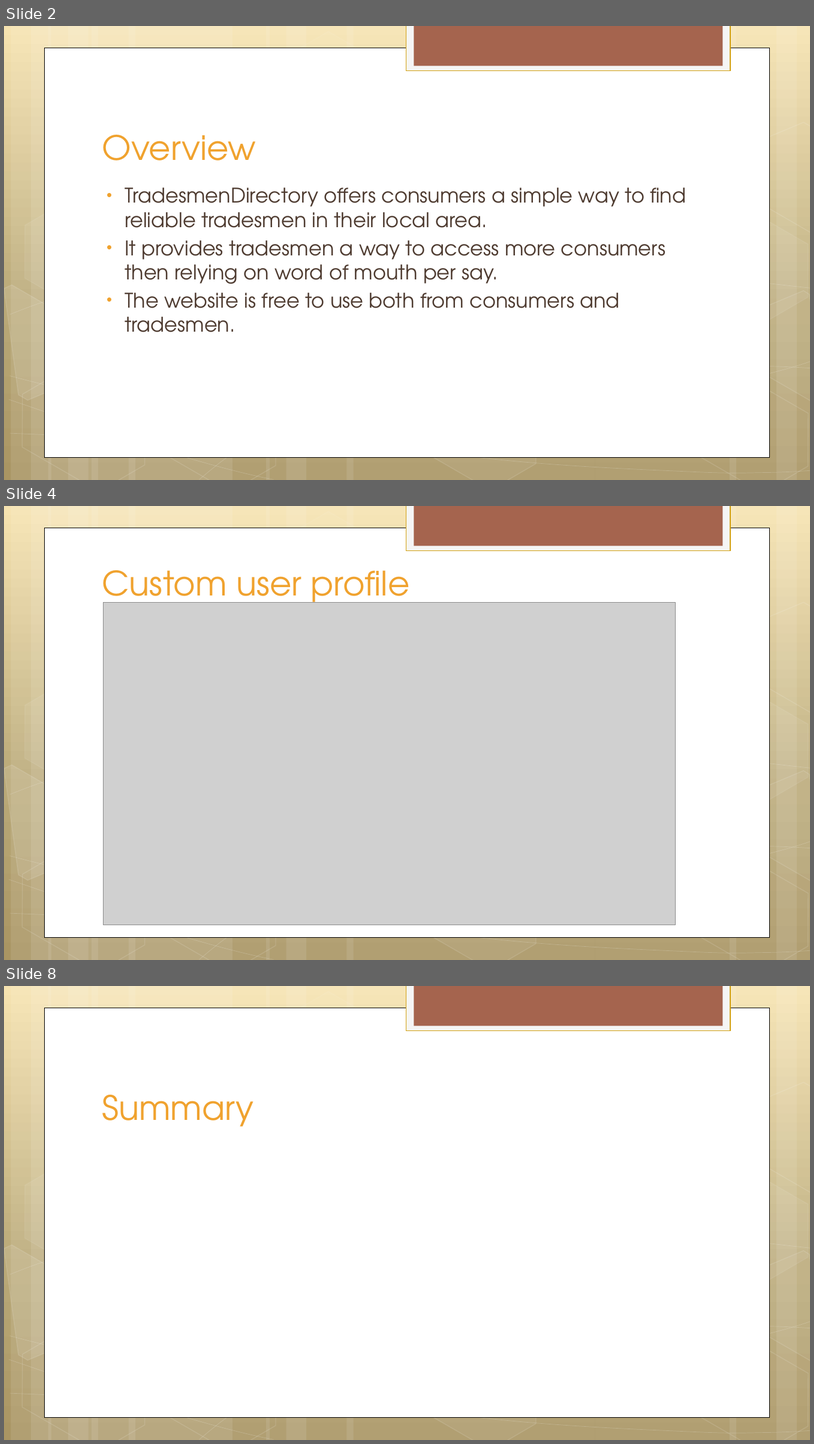
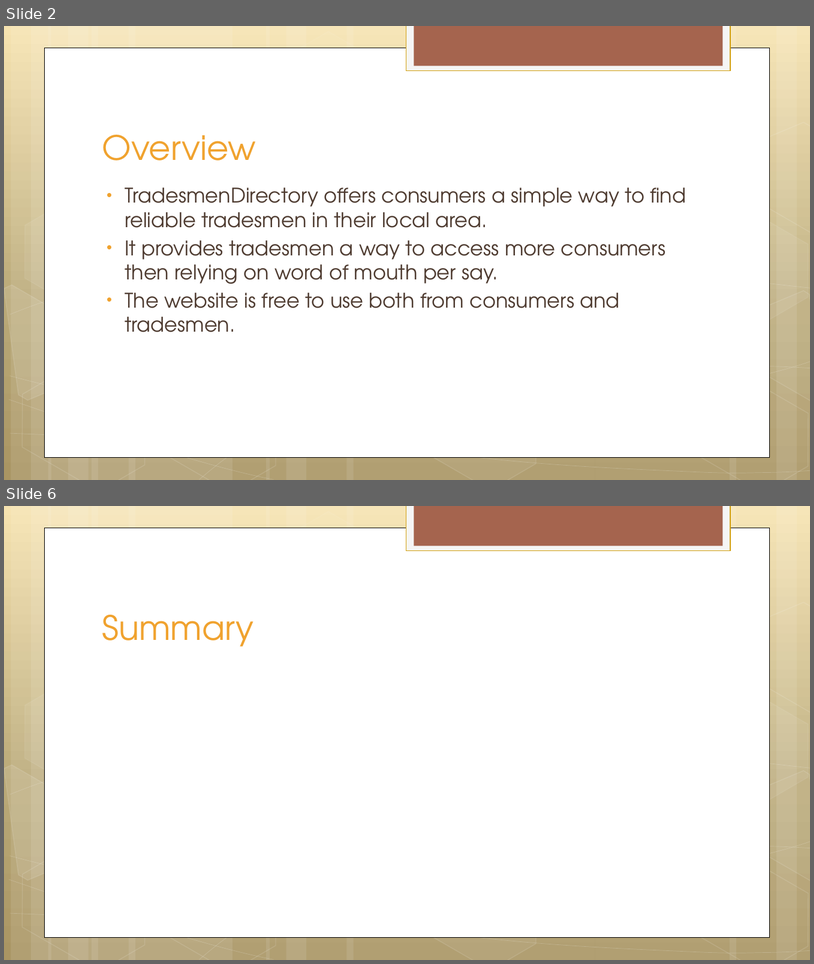
Before and after one commit to MehreenMalik/TradesmenDirectory, a slide deck: TradesmenDirectory.pptx. Shown one above the other, each under a label of ours: slides 2, 4 and 8 before the commit, slides 2 and 6 after it; the slides between them are not shown. The pictures are 814x1444 and 814x964 pixels, drawn with LibreOffice and Linux fonts; fonts in the diff are those of the drawing; grey boxes stand for pictures. Boxes give left, top, right and bottom in pixels: in the first picture for what was removed or moved away, otherwise in the second. Text is boxed around its words. In the diff, an @@ line names an element or a change of style, - is before the commit and + after.

```diff
--- a/TradesmenDirectory.pptx
+++ b/TradesmenDirectory.pptx
@@ slide 4 removed at <box>4,506,810,960</box>, background gradient #F6E4B0 to #BAA878 to #A99764; not listed: 30 template elements that a slide beside it also shows @@
@@ title removed at <box>102,570,410,610</box> @@
-Custom user profile
@@ picture removed at <box>103,603,676,925</box> @@
@@ what was slide 8 is now slide 6 @@
```
Also in this commit, not shown: 1 slide changed, 2 slides added, 3 other slides removed, 10 other files.
